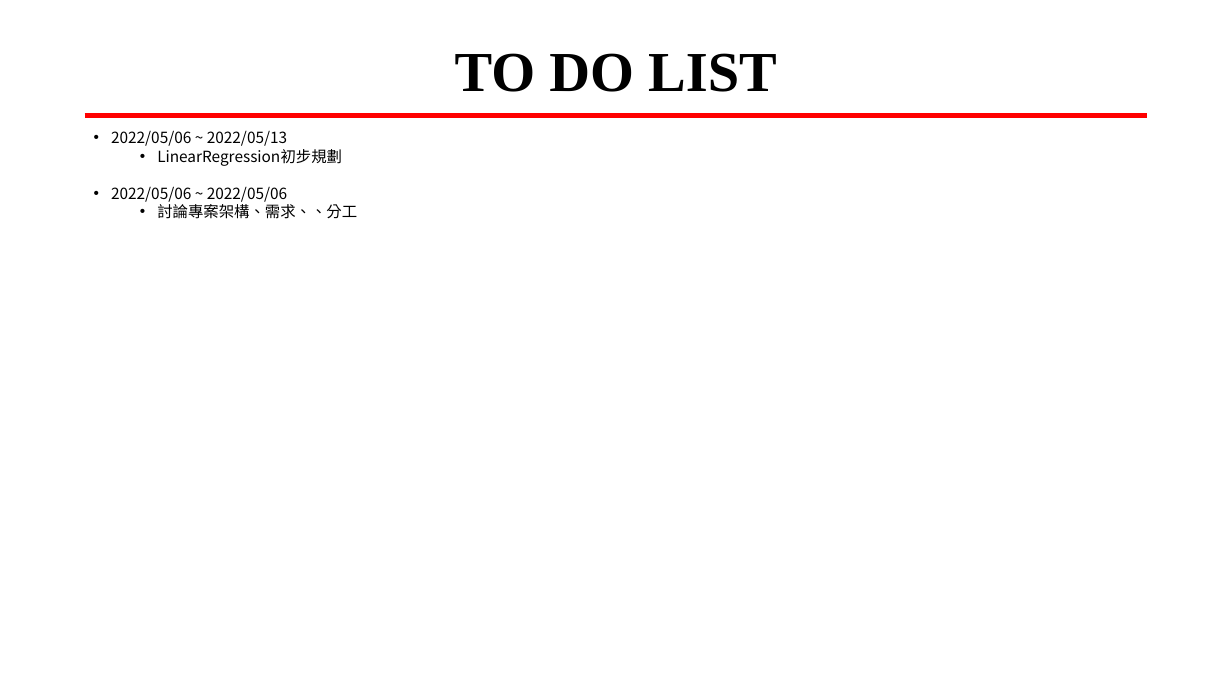
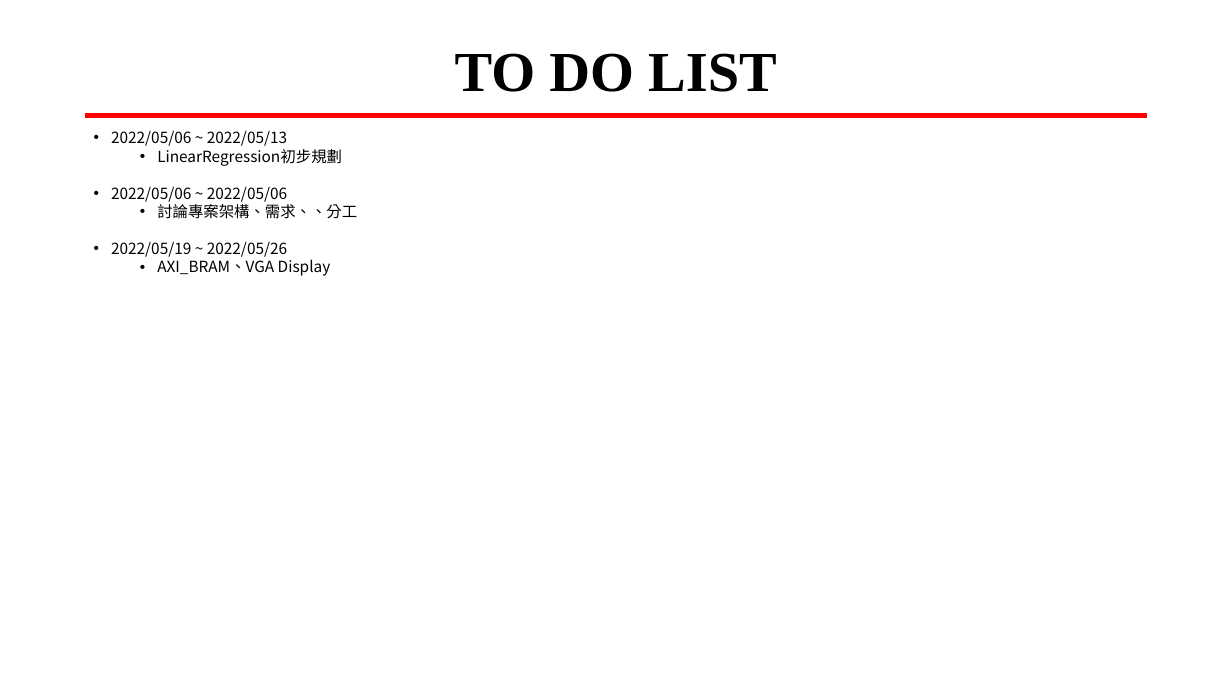
Before and after one commit to LIAO-YANXIANG/SYSTEM-ON-CHIP-DESIGN, a slide deck: slide 2 of DevelopmentLog/表面異物檢測實現於SoC.pptx. Drawn at 1232x693 pixels with LibreOffice and Linux fonts; fonts in the diff are those of the drawing. Boxes give left, top, right and bottom in pixels: in the first picture for what was removed or moved away, otherwise in the second. Text is boxed around its words. In the diff, an @@ line names an element or a change of style, - is before the commit and + after.

Commit message:
2022/05/20 ~ 2022/05/27 1. AXI BRAM 使用 2. VGA 設計

```diff
--- a/DevelopmentLog/表面異物檢測實現於SoC.pptx
+++ b/DevelopmentLog/表面異物檢測實現於SoC.pptx
@@ text at [111,241,331,276]: paragraphs added @@
+• 2022/05/19 ~ 2022/05/26
+  • AXI_BRAM、VGA Display
```
Also in this commit, not shown: 1 other slide changed, 4 slides added, 1 other file.
